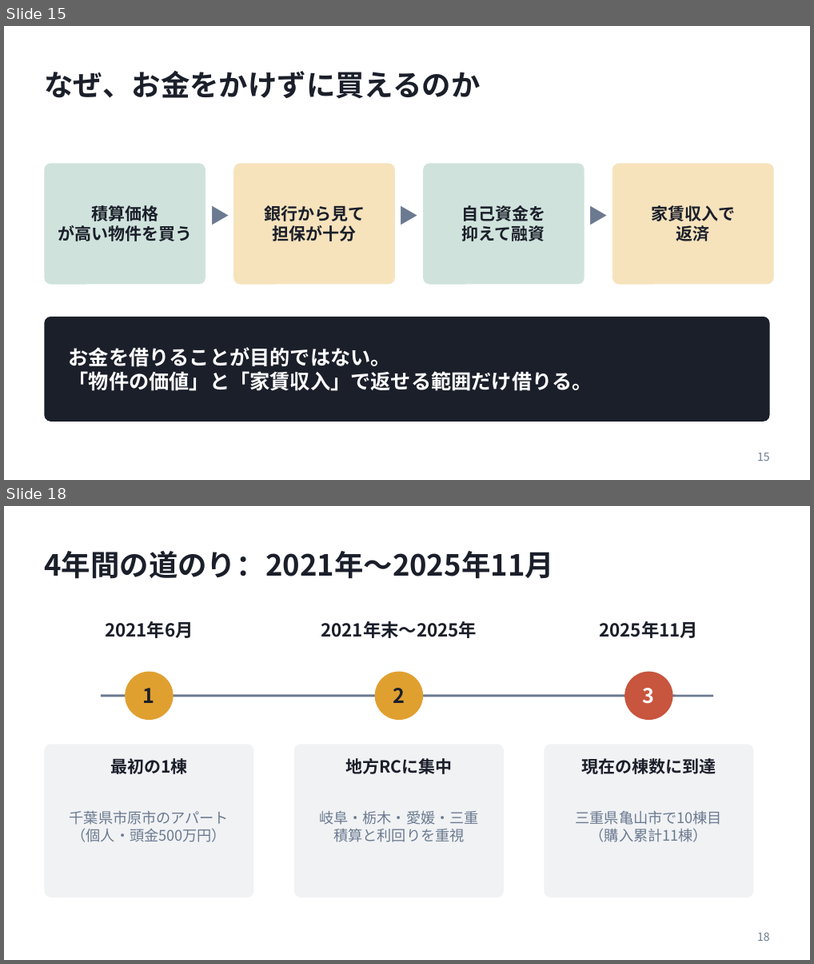
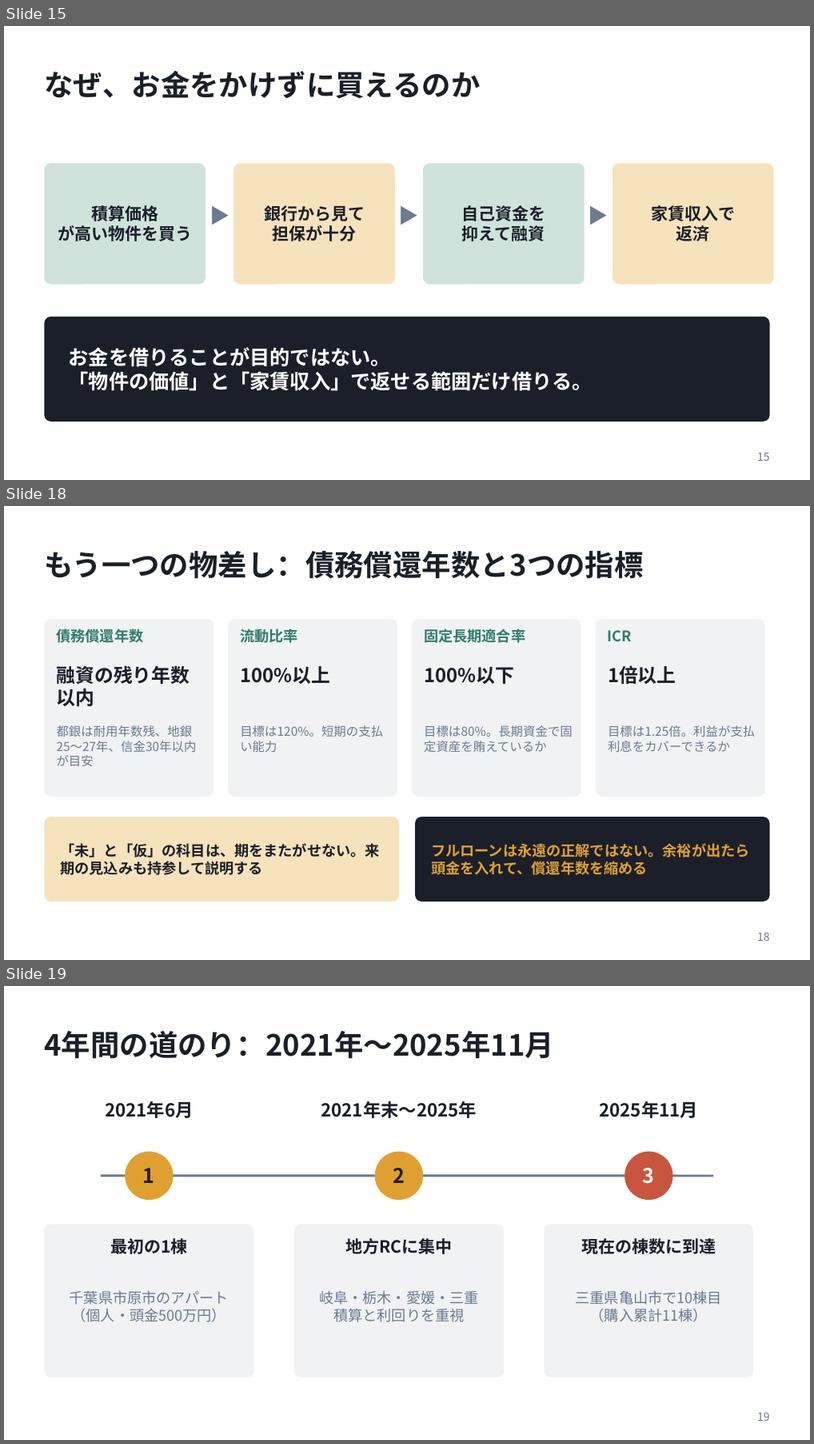
Before and after one commit to daisuke2009/avatars1, a slide deck: presentations/20261023_弱者の戦略_発表資料.pptx. Shown one above the other, each under a label of ours: slides 15 and 18 before the commit, slides 15, 18 and 19 after it; the slides between them are not shown. The pictures are 814x964 and 814x1444 pixels, drawn with LibreOffice and Linux fonts; fonts in the diff are those of the drawing. Boxes give left, top, right and bottom in pixels: in the first picture for what was removed or moved away, otherwise in the second. Text is boxed around its words. In the diff, an @@ line names an element or a change of style, - is before the commit and + after.

```diff
--- a/presentations/20261023_弱者の戦略_発表資料.pptx
+++ b/presentations/20261023_弱者の戦略_発表資料.pptx
@@ slide 18 added at (x1=4, y1=506, x2=810, y2=960), background #FFFFFF @@
@@ title added at (x1=44, y1=551, x2=643, y2=579), 26 pt, text #1B1F2A, bold @@
+もう一つの物差し：債務償還年数と3つの指標
@@ rounded rectangle added at (x1=44, y1=619, x2=214, y2=796), fill #F1F2F4 @@
@@ rounded rectangle added at (x1=228, y1=619, x2=398, y2=796), fill #F1F2F4 @@
@@ rounded rectangle added at (x1=412, y1=619, x2=582, y2=796), fill #F1F2F4 @@
@@ rounded rectangle added at (x1=596, y1=619, x2=766, y2=796), fill #F1F2F4 @@
@@ text added at (x1=56, y1=628, x2=143, y2=643), 13 pt, text #2E7D6B, bold @@
+債務償還年数
@@ text added at (x1=240, y1=628, x2=298, y2=643), 13 pt, text #2E7D6B, bold @@
+流動比率
@@ text added at (x1=424, y1=628, x2=526, y2=643), 13 pt, text #2E7D6B, bold @@
+固定長期適合率
@@ text added at (x1=608, y1=630, x2=632, y2=642), 13 pt, text #2E7D6B, bold @@
+ICR
@@ text added at (x1=57, y1=665, x2=190, y2=706), 17 pt, text #1B1F2A, bold @@
+融資の残り年数以内
@@ text added at (x1=240, y1=666, x2=330, y2=684), 17 pt, text #1B1F2A, bold @@
+100%以上
@@ text added at (x1=424, y1=667, x2=514, y2=684), 17 pt, text #1B1F2A, bold @@
+100%以下
@@ text added at (x1=608, y1=665, x2=677, y2=684), 17 pt, text #1B1F2A, bold @@
+1倍以上
@@ text added at (x1=57, y1=725, x2=197, y2=752), 11 pt, text #6B7A90 @@
+都銀は耐用年数残、地銀25〜27年、信金30年以内が目安
@@ text added at (x1=240, y1=725, x2=383, y2=752), 11 pt, text #6B7A90 @@
+目標は120%。短期の支払い能力
@@ text added at (x1=424, y1=725, x2=573, y2=752), 11 pt, text #6B7A90 @@
+目標は80%。長期資金で固定資産を賄えているか
@@ text added at (x1=608, y1=725, x2=755, y2=752), 11 pt, text #6B7A90 @@
+目標は1.25倍。利益が支払利息をカバーできるか
@@ rounded rectangle added at (x1=44, y1=816, x2=399, y2=901), fill #F6E3BC @@
@@ rounded rectangle added at (x1=415, y1=816, x2=770, y2=901), fill #1B1F2A @@
@@ text added at (x1=61, y1=843, x2=380, y2=875), 13 pt, text #1B1F2A, bold @@
+「未」と「仮」の科目は、期をまたがせない。来期の見込みも持参して説明する
@@ text added at (x1=431, y1=843, x2=750, y2=875), 13 pt, text #E0A030, bold @@
+フルローンは永遠の正解ではない。余裕が出たら頭金を入れて、償還年数を縮める
@@ page number added at (x1=758, y1=932, x2=770, y2=940), 10 pt, text #6B7A90 @@
+18
@@ what was slide 18 is now slide 19 @@
```
Also in this commit, not shown: 1 slide changed, 4 other slides added, 1 slide removed.
